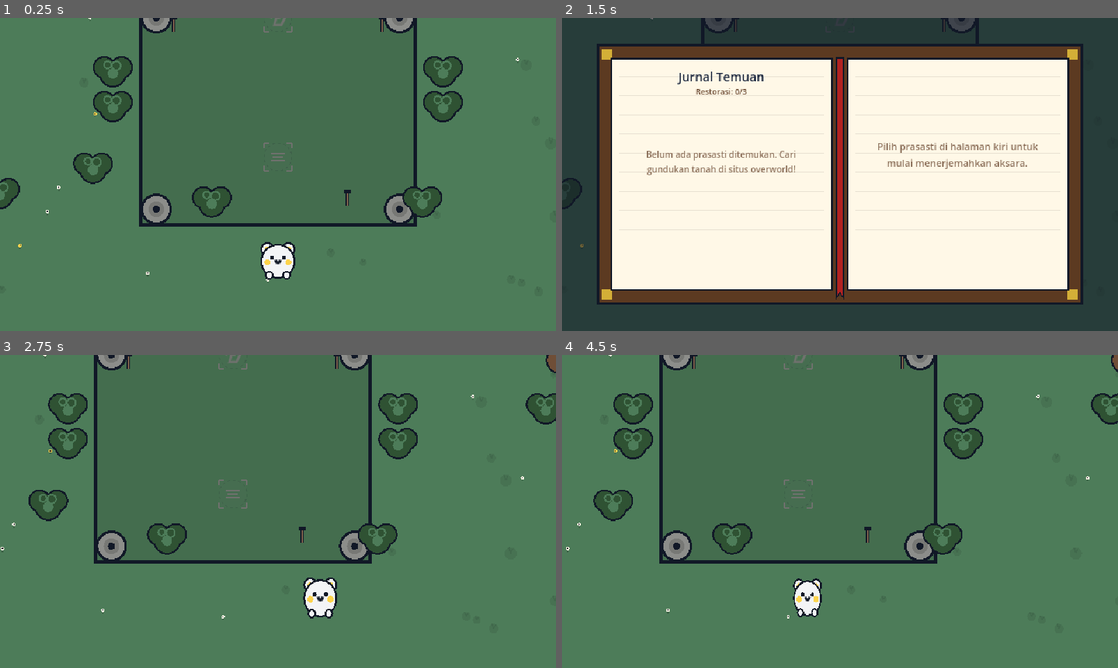
Above: before the commit, frames 1-4 (two rows, left to right).
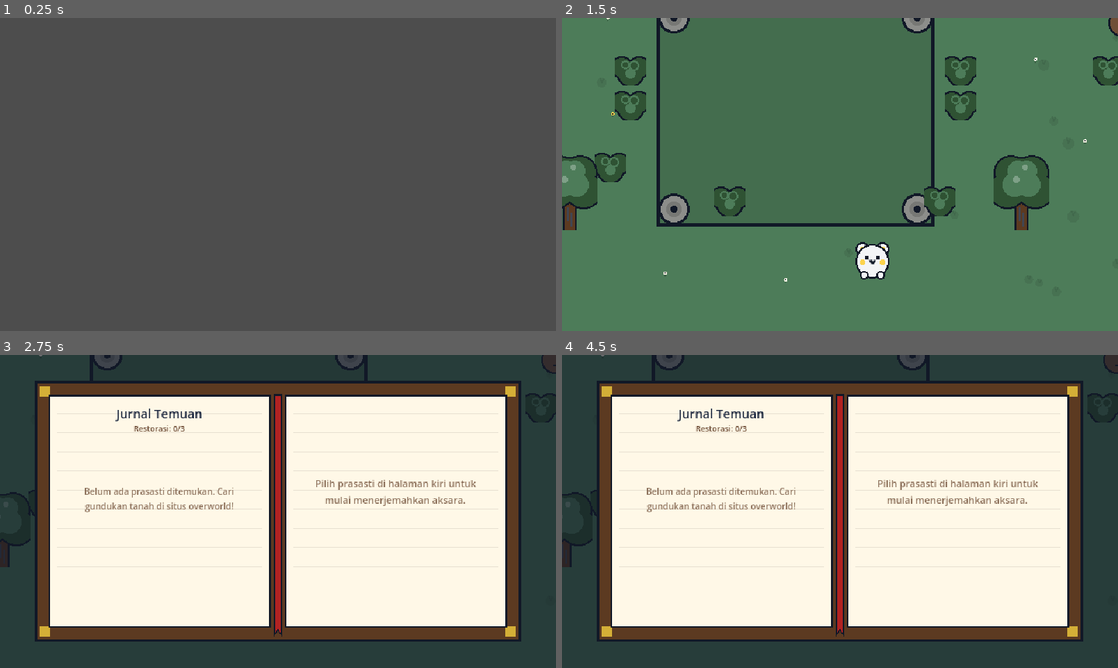
Above: after the commit, the same moments.

Repository: Akabim/arkeolog
Game: Godot game, scene res://scenes/main.tscn
Two runs of this game, one before a commit and one after it. Both use one fixed random seed, a clock stepped at 60 frames per second and the inputs below.
Inputs (mouse positions are in pixels of both pictures, inside the frame that each line leads up to):
- Up to frame 1 (0.25 s): no input
- Up to frame 2 (1.5 s): tap Enter at 0.5 s; move the mouse to (962, 158) at 0.52 s; hold D (move_right) 0.53-1.25 s; hold J (journal) 0.53-1.25 s; click (962, 158) at 0.67 s; tap Space at 0.77 s; drag from (728, 190) to (840, 155) at 1.27 s
- Up to frame 3 (2.75 s): move the mouse to (333, 442) at 2.02 s; hold D (move_right) from 2.03 s (still down); hold J (journal) from 2.03 s (still down)
- Up to frame 4 (4.5 s): release D (move_right) at 2.75 s; release J (journal) at 2.75 s; drag from (812, 574) to (628, 408) at 2.77 s; move the mouse to (1006, 558) at 3.52 s; hold A (move_left) 3.53-4.25 s; hold J (journal) 3.53-4.25 s; tap I at 3.6 s; tap Space at 3.77 s; drag from (673, 464) to (940, 408) at 4.27 s

The runs differ from the first frame. In frame 1, 100% of the frame differs, in the area x 0-100%, y 0-100%; in frame 2, 99%; in frame 3, 99%; in frame 4, 99%.
Error after the commit: Cannot call method 'add_child' on a null value. (res://scripts/torch.gd:15)

Commit message:
Implement dynamic startup texture baking to flat ImageTextures, add trees, and enable Y-sorting depth layering

Diff:
--- a/scenes/main.tscn
+++ b/scenes/main.tscn
@@ -1,22 +1,21 @@
-[gd_scene load_steps=5 format=3 uid="uid://bsh2i3l4h3s02"]
+[gd_scene format=3 uid="uid://bsh2i3l4h3s02"]
 
-[ext_resource type="Script" path="res://scripts/main.gd" id="1_main"]
+[ext_resource type="Script" uid="uid://bqibt7xsdsol8" path="res://scripts/main.gd" id="1_main"]
 [ext_resource type="PackedScene" uid="uid://bsh2i3l4h3s01" path="res://scenes/excavation_overlay.tscn" id="2_exca"]
 [ext_resource type="PackedScene" uid="uid://be5e2m6p5a081" path="res://scenes/journal_ui.tscn" id="3_journal"]
-[ext_resource type="Script" path="res://scripts/polaroid_frame.gd" id="4_frame"]
+[ext_resource type="Script" uid="uid://cbqlg73rlhn2m" path="res://scripts/polaroid_frame.gd" id="4_frame"]
 
-[node name="Main" type="Node2D"]
+[node name="Main" type="Node2D" unique_id=1228835079]
 script = ExtResource("1_main")
 
-[node name="ExcavationOverlay" parent="." instance=ExtResource("2_exca")]
+[node name="ExcavationOverlay" parent="." unique_id=1161345688 instance=ExtResource("2_exca")]
 
-[node name="JournalUI" parent="." instance=ExtResource("3_journal")]
+[node name="JournalUI" parent="." unique_id=52581367 instance=ExtResource("3_journal")]
 
-[node name="VictoryUI" type="CanvasLayer" parent="."]
+[node name="VictoryUI" type="CanvasLayer" parent="." unique_id=1882323727]
 layer = 12
-visible = false
 
-[node name="Control" type="Control" parent="VictoryUI"]
+[node name="Control" type="Control" parent="VictoryUI" unique_id=597283374]
 layout_mode = 3
 anchors_preset = 15
 anchor_right = 1.0
@@ -24,7 +23,7 @@
 grow_horizontal = 2
 grow_vertical = 2
 
-[node name="ColorRect" type="ColorRect" parent="VictoryUI/Control"]
+[node name="ColorRect" type="ColorRect" parent="VictoryUI/Control" unique_id=424475512]
 layout_mode = 1
 anchors_preset = 15
 anchor_right = 1.0
@@ -33,7 +32,7 @@
 grow_vertical = 2
 color = Color(0.0666667, 0.0941176, 0.152941, 0.823529)
 
-[node name="PolaroidFrame" type="Control" parent="VictoryUI/Control"]
+[node name="PolaroidFrame" type="Control" parent="VictoryUI/Control" unique_id=1464959918]
 layout_mode = 1
 anchors_preset = 8
 anchor_left = 0.5
@@ -41,12 +40,12 @@
 anchor_right = 0.5
 anchor_bottom = 0.5
 offset_top = -25.0
-offset_bottom = -25.0 # Center with offset upwards
+offset_bottom = -25.0
 grow_horizontal = 2
 grow_vertical = 2
 script = ExtResource("4_frame")
 
-[node name="BtnRestart" type="Button" parent="VictoryUI/Control"]
+[node name="BtnRestart" type="Button" parent="VictoryUI/Control" unique_id=783300804]
 custom_minimum_size = Vector2(160, 36)
 layout_mode = 1
 anchors_preset = 7
@@ -62,25 +61,25 @@
 grow_vertical = 0
 text = "Main Lagi"
 
-[node name="UIFlash" type="CanvasLayer" parent="."]
+[node name="UIFlash" type="CanvasLayer" parent="." unique_id=640039906]
 layer = 15
 visible = false
 
-[node name="ColorRect" type="ColorRect" parent="UIFlash"]
+[node name="ColorRect" type="ColorRect" parent="UIFlash" unique_id=340541064]
 anchors_preset = 15
 anchor_right = 1.0
 anchor_bottom = 1.0
 grow_horizontal = 2
 grow_vertical = 2
 
-[node name="SFXPlayers" type="Node" parent="."]
+[node name="SFXPlayers" type="Node" parent="." unique_id=1917667750]
 
-[node name="SFXPlayer1" type="AudioStreamPlayer" parent="SFXPlayers"]
+[node name="SFXPlayer1" type="AudioStreamPlayer" parent="SFXPlayers" unique_id=1299393425]
 
-[node name="SFXPlayer2" type="AudioStreamPlayer" parent="SFXPlayers"]
+[node name="SFXPlayer2" type="AudioStreamPlayer" parent="SFXPlayers" unique_id=1622643142]
 
-[node name="SFXPlayer3" type="AudioStreamPlayer" parent="SFXPlayers"]
+[node name="SFXPlayer3" type="AudioStreamPlayer" parent="SFXPlayers" unique_id=267952405]
 
-[node name="SFXPlayer4" type="AudioStreamPlayer" parent="SFXPlayers"]
+[node name="SFXPlayer4" type="AudioStreamPlayer" parent="SFXPlayers" unique_id=1444225086]
 
 [connection signal="pressed" from="VictoryUI/Control/BtnRestart" to="." method="restart_game"]
--- /dev/null
+++ b/scenes/tree.tscn
@@ -0,0 +1,21 @@
+[gd_scene load_steps=3 format=3 uid="uid://df72y18p7l3v5"]
+
+[ext_resource type="Script" path="res://scripts/tree.gd" id="1_tree"]
+
+[sub_resource type="CapsuleShape2D" id="CapsuleShape2D_tree"]
+radius = 8.0
+height = 20.0
+
+[node name="Tree" type="StaticBody2D"]
+y_sort_enabled = true
+collision_layer = 1
+collision_mask = 0
+script = ExtResource("1_tree")
+
+[node name="CollisionShape2D" type="CollisionShape2D" parent="."]
+position = Vector2(0, 20)
+rotation = 1.5708
+shape = SubResource("CapsuleShape2D_tree")
+
+[node name="Visual" type="Node2D" parent="."]
+y_sort_enabled = true
--- a/scripts/dirt_mound.gd
+++ b/scripts/dirt_mound.gd
@@ -14,11 +14,21 @@
 const STONE_BLOCK_SCENE = preload("res://scenes/stone_block.tscn")
 
 func _ready() -> void:
+	# Enable Y-sorting for cozy depth sorting
+	y_sort_enabled = true
+
 	collision_layer = 8 # Layer 4 (Interactables)
 	collision_mask = 2 # Detect Player
 	body_entered.connect(_on_player_entered)
 	body_exited.connect(_on_player_exited)
 	prompt.visible = false
+
+	# Assign baked sprite texture
+	if Global.textures.has("dirt_mound"):
+		var sprite = Sprite2D.new()
+		sprite.texture = Global.textures["dirt_mound"]
+		visual.add_child(sprite)
+		visual.set_script(null)
 
 	# If already discovered globally, destroy this mound and spawn the stone block
 	if symbol_char in Global.discovered_symbols:
--- a/scripts/global.gd
+++ b/scripts/global.gd
@@ -12,6 +12,9 @@
 		if current_state != value:
 			current_state = value
 			state_changed.emit(current_state)
+
+# Baked texture cache
+var textures = {}
 
 # Signals
 signal state_changed(new_state: State)
--- a/scripts/level_1.gd
+++ b/scripts/level_1.gd
@@ -13,12 +13,16 @@
 var flowers = []
 
 func _ready() -> void:
+	# Enable Y-Sorting for depth layering
+	y_sort_enabled = true
+
 	# Define spawned elements before calling parent ready
 	setup_level_boundaries()
 	setup_sockets()
 	setup_dirt_mounds()
 	setup_torches()
 	setup_shrubs()
+	setup_trees()
 	setup_decorative_details()
 
 	# Call base class ready to calculate sockets
@@ -89,6 +93,7 @@
 func setup_dirt_mounds() -> void:
 	var mounds_node = Node2D.new()
 	mounds_node.name = "DirtMounds"
+	mounds_node.y_sort_enabled = true
 	add_child(mounds_node)
 
 	# Place mounds scattered in different cozy areas of the map
@@ -110,6 +115,7 @@
 func setup_torches() -> void:
 	var torches_node = Node2D.new()
 	torches_node.name = "Torches"
+	torches_node.y_sort_enabled = true
 	add_child(torches_node)
 
 	# Torches around the ancient temple sockets in the center
@@ -127,6 +133,7 @@
 func setup_shrubs() -> void:
 	var shrubs_node = Node2D.new()
 	shrubs_node.name = "Shrubs"
+	shrubs_node.y_sort_enabled = true
 	add_child(shrubs_node)
 
 	# Place shrubs to guide the player and act as cozy barricades
@@ -219,3 +226,25 @@
 			draw_line(flower.pos, flower.pos + Vector2(0, 4), grass.darkened(0.2), 1.5)
 			draw_circle(flower.pos, 2.0, flower.color)
 			draw_circle(flower.pos, 0.7, ink)
+
+func setup_trees() -> void:
+	var trees_node = Node2D.new()
+	trees_node.name = "Trees"
+	trees_node.y_sort_enabled = true
+	add_child(trees_node)
+
+	var tree_scene = preload("res://scenes/tree.tscn")
+
+	# Cozy layout of trees around level edges and framing the shrine
+	var tree_positions = [
+		Vector2(100, 100), Vector2(200, 80), Vector2(1180, 100), Vector2(1080, 80),
+		Vector2(100, 620), Vector2(220, 640), Vector2(1180, 620), Vector2(1060, 640),
+		Vector2(120, 360), Vector2(1160, 360),
+		Vector2(380, 140), Vector2(900, 140),
+		Vector2(380, 580), Vector2(900, 580)
+	]
+
+	for pos in tree_positions:
+		var tree = tree_scene.instantiate()
+		tree.position = pos
+		trees_node.add_child(tree)
--- a/scripts/main.gd
+++ b/scripts/main.gd
@@ -20,6 +20,13 @@
 	ui_flash.color = Color(1, 1, 1, 0)
 	ui_flash_layer.visible = false
 	victory_ui.visible = false
+
+	# Dynamically instantiate texture baker
+	var baker = Node.new()
+	baker.set_script(preload("res://scripts/texture_baker.gd"))
+	add_child(baker)
+	await baker.bake_all_textures()
+	baker.queue_free()
 
 	# Load level 1
 	load_level()
--- a/scripts/player.gd
+++ b/scripts/player.gd
@@ -15,11 +15,21 @@
 var shake_timer: float = 0.0
 
 func _ready() -> void:
+	# Enable Y-sorting for cozy depth sorting
+	y_sort_enabled = true
+
 	# Enable physics interpolation if available
 	if has_method("set_physics_interpolation_mode"):
 		set_physics_interpolation_mode(1) # Inherit
 	Global.camera_shake.connect(start_camera_shake)
 	call_deferred("setup_camera_limits")
+
+	# Assign baked sprite texture
+	if Global.textures.has("player"):
+		var sprite = Sprite2D.new()
+		sprite.texture = Global.textures["player"]
+		visual.add_child(sprite)
+		visual.set_script(null)
 
 func setup_camera_limits() -> void:
 	var level = get_parent()
--- a/scripts/shrub.gd
+++ b/scripts/shrub.gd
@@ -11,9 +11,19 @@
 var is_destroyed = false
 
 func _ready() -> void:
+	# Enable Y-sorting for cozy depth sorting
+	y_sort_enabled = true
+
 	# Initialize health
 	health = max_health
 	$BashDetector.body_entered.connect(_on_player_entered)
+
+	# Assign baked sprite texture
+	if Global.textures.has("shrub"):
+		var sprite = Sprite2D.new()
+		sprite.texture = Global.textures["shrub"]
+		visual.add_child(sprite)
+		visual.set_script(null)
 
 func _process(delta: float) -> void:
 	if shake_amount > 0.1:
--- a/scripts/socket.gd
+++ b/scripts/socket.gd
@@ -8,12 +8,26 @@
 
 var is_solved: bool = false
 
+var sprite: Sprite2D = null
+
 func _ready() -> void:
 	collision_layer = 0
 	collision_mask = 4 # Detect Stone Blocks (Layer 3)
 
-	if visual and visual.has_method("update_symbol"):
-		visual.update_symbol(symbol_char)
+	# Instantiate Sprite2D to hold baked texture
+	sprite = Sprite2D.new()
+	sprite.name = "Sprite"
+	visual.add_child(sprite)
+	visual.set_script(null) # Remove custom drawing
+
+	update_socket_texture()
+
+func update_socket_texture() -> void:
+	if not sprite: return
+	var suffix = "_on" if is_solved else "_off"
+	var tex_key = "socket_" + symbol_char + suffix
+	if Global.textures.has(tex_key):
+		sprite.texture = Global.textures[tex_key]
 
 func _physics_process(_delta: float) -> void:
 	var overlapping = get_overlapping_bodies()
@@ -35,18 +49,17 @@
 				Global.play_sfx.emit("socket_lock")
 				Global.camera_shake.emit(1.5, 0.15)
 				check_level_completion()
-				# Force redrawing of socket visual for solved state
-				visual.queue_redraw()
+				update_socket_texture()
 			else:
 				if Global.solved_sockets.has(relic_id):
 					Global.solved_sockets.erase(relic_id)
-				visual.queue_redraw()
+				update_socket_texture()
 	else:
 		if is_solved:
 			is_solved = false
 			if Global.solved_sockets.has(relic_id):
 				Global.solved_sockets.erase(relic_id)
-			visual.queue_redraw()
+			update_socket_texture()
 
 func check_level_completion() -> void:
 	if Global.solved_sockets.size() == Global.total_sockets_in_level and Global.total_sockets_in_level > 0:
--- a/scripts/stone_block.gd
+++ b/scripts/stone_block.gd
@@ -7,15 +7,22 @@
 @onready var visual: Node2D = $Visual
 
 func _ready() -> void:
+	# Enable Y-sorting for cozy depth sorting
+	y_sort_enabled = true
+
 	# Set up physical parameters for satisfying pushing feel
 	gravity_scale = 0.0
 	lock_rotation = true
 	linear_damp = 12.0
 	angular_damp = 12.0
 
-	# Notify visual to update its redraw when symbol changes
-	if visual and visual.has_method("update_symbol"):
-		visual.update_symbol(symbol_char)
+	# Assign baked sprite texture
+	var tex_key = "stone_" + symbol_char
+	if Global.textures.has(tex_key):
+		var sprite = Sprite2D.new()
+		sprite.texture = Global.textures[tex_key]
+		visual.add_child(sprite)
+		visual.set_script(null)
 
 func _physics_process(_delta: float) -> void:
 	# Trigger slight dust particle or sounds if moving fast enough
--- /dev/null
+++ b/scripts/texture_baker.gd
@@ -0,0 +1,70 @@
+extends Node
+
+const PLAYER_VISUAL = preload("res://scripts/player_visual.gd")
+const SHRUB_VISUAL = preload("res://scripts/shrub_visual.gd")
+const TREE_VISUAL = preload("res://scripts/tree_visual.gd")
+const DIRT_MOUND_VISUAL = preload("res://scripts/dirt_mound_visual.gd")
+const STONE_BLOCK_VISUAL = preload("res://scripts/stone_block_visual.gd")
+const SOCKET_VISUAL = preload("res://scripts/socket_visual.gd")
+const TORCH_SCRIPT = preload("res://scripts/torch.gd")
+
+func bake_all_textures() -> void:
+	print("[Texture Baker] Starting procedural texture baking...")
+
+	# Basic items
+	Global.textures["player"] = await bake_item(PLAYER_VISUAL, {}, Vector2(48, 48))
+	Global.textures["shrub"] = await bake_item(SHRUB_VISUAL, {}, Vector2(36, 36))
+	Global.textures["tree"] = await bake_item(TREE_VISUAL, {}, Vector2(64, 96))
+	Global.textures["dirt_mound"] = await bake_item(DIRT_MOUND_VISUAL, {}, Vector2(64, 48))
+
+	# Torches
+	Global.textures["torch_off"] = await bake_item(TORCH_SCRIPT, {"is_lit": false}, Vector2(24, 40))
+	Global.textures["torch_on1"] = await bake_item(TORCH_SCRIPT, {"is_lit": true}, Vector2(24, 40))
+	Global.textures["torch_on2"] = await bake_item(TORCH_SCRIPT, {"is_lit": true}, Vector2(24, 40))
+
+	# Stone blocks
+	var symbols = ["ha", "na", "ca", "ra", "ka"]
+	for sym in symbols:
+		Global.textures["stone_" + sym] = await bake_item(STONE_BLOCK_VISUAL, {"symbol_char": sym}, Vector2(40, 40))
+
+	# Sockets
+	# Sockets need a reference to a fake socket parent to check solved status, but socket_visual.gd does:
+	# var is_solved = socket.is_solved if socket else false
+	# Since it handles null safety (if socket is null), we can bake them by setting variables directly!
+	for sym in symbols:
+		Global.textures["socket_" + sym + "_off"] = await bake_item(SOCKET_VISUAL, {"symbol_char": sym, "socket": null}, Vector2(48, 48))
+		# For solved socket, we can pass a dummy object with is_solved = true
+		var dummy_socket = Node2D.new()
+		dummy_socket.set("is_solved", true)
+		dummy_socket.set("tolerance_radius", 16.0)
+		Global.textures["socket_" + sym + "_on"] = await bake_item(SOCKET_VISUAL, {"symbol_char": sym, "socket": dummy_socket}, Vector2(48, 48))
+		dummy_socket.free()
+
+	print("[Texture Baker] All textures baked successfully! Cache count: ", Global.textures.size())
+
+func bake_item(script_type, properties: Dictionary, size: Vector2) -> Texture2D:
+	var viewport = SubViewport.new()
+	viewport.size = Vector2i(size.x, size.y)
+	viewport.transparent_bg = true
+	viewport.render_target_clear_mode = SubViewport.CLEAR_MODE_ALWAYS
+	viewport.render_target_update_mode = SubViewport.UPDATE_ONCE
+	add_child(viewport)
+
+	var node = Node2D.new()
+	node.set_script(script_type)
+	for prop in properties:
+		node.set(prop, properties[prop])
+
+	node.position = size / 2.0
+	viewport.add_child(node)
+
+	# Wait 2 frames for rendering pipeline to complete compilation and rasterization
+	await get_tree().process_frame
+	await get_tree().process_frame
+
+	var img = viewport.get_texture().get_image()
+	var tex = ImageTexture.create_from_image(img)
+
+	# Cleanup
+	viewport.queue_free()
+	return tex
--- a/scripts/torch.gd
+++ b/scripts/torch.gd
@@ -5,46 +5,43 @@
 
 var flicker_timer: float = 0.0
 
+var sprite: Sprite2D = null
+var anim_frame: int = 0
+
 func _ready() -> void:
-	queue_redraw()
+	# Add Sprite2D for baked texture rendering
+	sprite = Sprite2D.new()
+	sprite.name = "Sprite"
+	visual.add_child(sprite)
+
+	update_torch_visual()
 
 func light_up() -> void:
 	if not is_lit:
 		is_lit = true
-		queue_redraw()
+		update_torch_visual()
 		# Spawn small flame particles
 		Global.play_sfx.emit("torch_light")
 
+# Suppress standard canvas drawing since we render via Sprite2D
 func _draw() -> void:
-	var ink = Global.COLOR_INK
-	var wood = Global.COLOR_DIRT.lightened(0.1)
-	var flame_inner = Global.COLOR_CHEEKS
-	var flame_outer = Color("#FF4500") # Orangy Red
-
-	# Torch Handle Outline
-	draw_line(Vector2(0, 0), Vector2(0, 16), ink, 4.0)
-	# Torch Handle
-	draw_line(Vector2(0, 0), Vector2(0, 16), wood, 2.0)
-
-	# Sconce metal holder
-	draw_rect(Rect2(-4, -2, 8, 4), ink)
-
-	if is_lit:
-		# Draw animating flame (using random offsets to flicker)
-		var flicker_x = randf_range(-1.5, 1.5)
-		var flicker_y = randf_range(-1.0, 1.0)
-
-		# Outer Flame
-		draw_circle(Vector2(flicker_x, -10 + flicker_y), 7.0, ink)
-		draw_circle(Vector2(flicker_x, -10 + flicker_y), 5.0, flame_outer)
-
-		# Inner Flame
-		draw_circle(Vector2(flicker_x * 0.5, -8 + flicker_y * 0.5), 4.0, ink)
-		draw_circle(Vector2(flicker_x * 0.5, -8 + flicker_y * 0.5), 2.5, flame_inner)
+	pass
 
 func _process(delta: float) -> void:
 	if is_lit:
 		flicker_timer += delta
-		if flicker_timer >= 0.08: # ~12 FPS retro flicker rate
+		if flicker_timer >= 0.08: # ~12 FPS
 			flicker_timer = 0.0
-			queue_redraw()
+			anim_frame = 1 - anim_frame
+			update_torch_visual()
+
+func update_torch_visual() -> void:
+	if not sprite: return
+
+	if not is_lit:
+		if Global.textures.has("torch_off"):
+			sprite.texture = Global.textures["torch_off"]
+	else:
+		var tex_key = "torch_on1" if anim_frame == 0 else "torch_on2"
+		if Global.textures.has(tex_key):
+			sprite.texture = Global.textures[tex_key]
--- /dev/null
+++ b/scripts/tree.gd
@@ -0,0 +1,17 @@
+extends StaticBody2D
+
+@onready var visual: Node2D = $Visual
+
+func _ready() -> void:
+	# Enable Y-sorting on this node
+	y_sort_enabled = true
+
+	# Instantiate sprite with baked texture
+	if Global.textures.has("tree"):
+		var sprite = Sprite2D.new()
+		sprite.texture = Global.textures["tree"]
+		# Center of tree is at (0,0), foliage is offset upwards, trunk is offset downwards
+		# Offset sprite to sit correctly relative to physics collision
+		sprite.offset = Vector2(0, -16)
+		visual.add_child(sprite)
+		visual.set_script(null)
--- /dev/null
+++ b/scripts/tree_visual.gd
@@ -0,0 +1,49 @@
+extends Node2D
+
+func _ready() -> void:
+	queue_redraw()
+
+func _draw() -> void:
+	var ink = Global.COLOR_INK
+	var trunk_color = Color("#5C3A21") # Leather brown
+	var leaves_dark = Global.COLOR_OBSTACLES
+	var leaves_light = Global.COLOR_BG_GRASS
+	var highlight = Global.COLOR_WHITE
+
+	# Dimensions of tree: centered at (0, 0)
+	# Size: width 64, height 80
+
+	# 1. Draw Trunk
+	# Trunk Outline
+	draw_rect(Rect2(-8, 8, 16, 32), ink)
+	# Trunk Fill
+	draw_rect(Rect2(-6, 10, 12, 30), trunk_color)
+	# Trunk texture details
+	draw_line(Vector2(-2, 14), Vector2(-2, 30), ink.lightened(0.2), 1.5)
+	draw_line(Vector2(2, 20), Vector2(2, 36), ink.lightened(0.2), 1.5)
+
+	# 2. Draw Foliage (overlapping circles, like a large cozy bush)
+	# Outlines (drawn first, slightly larger)
+	draw_circle(Vector2(0, -18), 26.0, ink)
+	draw_circle(Vector2(-16, -6), 22.0, ink)
+	draw_circle(Vector2(16, -6), 22.0, ink)
+	draw_circle(Vector2(-12, -26), 20.0, ink)
+	draw_circle(Vector2(12, -26), 20.0, ink)
+
+	# Fills (Dark Green)
+	draw_circle(Vector2(0, -18), 24.0, leaves_dark)
+	draw_circle(Vector2(-16, -6), 20.0, leaves_dark)
+	draw_circle(Vector2(16, -6), 20.0, leaves_dark)
+	draw_circle(Vector2(-12, -26), 18.0, leaves_dark)
+	draw_circle(Vector2(12, -26), 18.0, leaves_dark)
+
+	# Foliage Highlights (Light Green)
+	draw_circle(Vector2(-8, -12), 14.0, leaves_light)
+	draw_circle(Vector2(8, -12), 14.0, leaves_light)
+	draw_circle(Vector2(-4, -28), 12.0, leaves_light)
+	draw_circle(Vector2(6, -28), 12.0, leaves_light)
+
+	# White sun highlights
+	var sun_highlight = Color(highlight.r, highlight.g, highlight.b, 0.3)
+	draw_circle(Vector2(-6, -18), 4.0, sun_highlight)
+	draw_circle(Vector2(4, -32), 3.0, sun_highlight)
